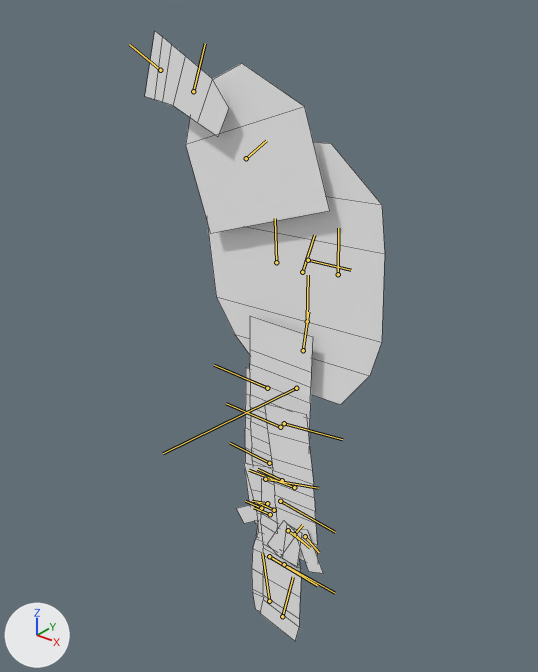
Before and after pictures for a commit that changed the FBX model Assets/Models/Player/Player@JumpA.fbx.
Camera for both pictures: a 50 mm camera at (0.0117, -0.01522, 0.01903) aimed at (-0.00072, 0.00031, 0.0094). The lights are fixed; the arrows at lower left show +X, +Y and +Z. Both versions are drawn at frame 4 of the action 'Take 001'; the numbers are the values there. The bones that bend it are drawn over the model as lines. Mesh edges are drawn as thin lines.

The first picture shows 'Mesh_Player'.
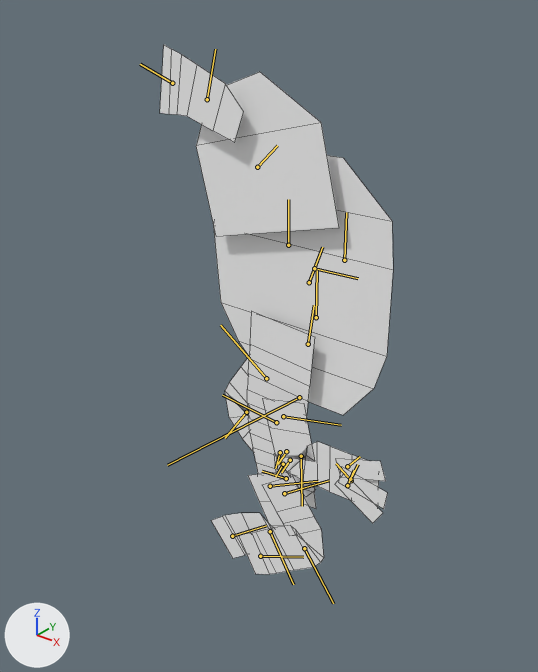
The edits, one by one:
Bone 'Rig_Root' (bone_rig_root) moves from (0.0, -0.006, 0.0) to (0.014, -0.023, 0.0).
Bone 'Rig_Root' (bone_rig_root) turns from (0, 0, 1) to (0, 0, 8) degrees about its own x, y and z.
Bone 'Rig_Spine' (bone_rig_spine) moves from (0.0, 0.002, 0.0) to (0.0, 0.011, 0.0).
Bone 'Rig_Spine' (bone_rig_spine) turns from (0, 0, -2) to (0, 0, -12) degrees about its own x, y and z.
Bone 'Rig_Head' (bone_rig_head) moves from (-0.067, -0.007, 0.057) to (-0.099, -0.011, 0.075).
Bone 'Rig_Head' (bone_rig_head) turns from (0, 3, 0) to (0, 4, 0) degrees about its own x, y and z.
Bone 'Rig_EyeR' (bone_rig_eyer) moves from (-0.009, -0.059, -0.002) to (0.014, 0.026, 0.002).
Bone 'Rig_EyeR' (bone_rig_eyer) turns from (0, 180, 0) to (0, 0, 0) degrees about its own x, y and z.
Bone 'Rig_EyeL' (bone_rig_eyel) moves from (-0.005, -0.059, -0.002) to (-0.007, 0.019, 0.002).
Bone 'Rig_EyeL' (bone_rig_eyel) turns from (0, 180, 0) to (0, 0, 0) degrees about its own x, y and z.
Bone 'Rig_NoseBack' (bone_rig_noseback) moves from (0.01, -0.003, 0.0) to (0.003, -0.004, 0.0).
Bone 'Rig_NoseBack' (bone_rig_noseback) turns from (0, 0, -1) to (0, 0, 1) degrees about its own x, y and z.
Bone 'Rig_NoseTip' (bone_rig_nosetip) moves from (-0.001, -0.045, 0.0) to (0.005, -0.004, 0.0).
Bone 'Rig_Mouth' (bone_rig_mouth) moves from (-0.032, -0.037, 0.0) to (-0.028, 0.016, 0.0).
Bone 'Rig_Mouth' (bone_rig_mouth) turns from (0, 0, -10) to (0, 2, -8) degrees about its own x, y and z.
Bone 'Rig_Hat' (bone_rig_hat) moves from (-0.074, 0.041, 0.121) to (-0.07, 0.04, 0.116).
Bone 'Rig_Hat' (bone_rig_hat) turns from (1, -15, 6) to (1, -13, 5) degrees about its own x, y and z.
Bone 'Rig_Cord' (bone_rig_cord) moves from (-0.011, -0.107, 0.0) to (-0.02, -0.115, 0.0).
Bone 'Rig_Cord' (bone_rig_cord) turns from (0, 0, -45) to (0, 0, -55) degrees about its own x, y and z.
Bone 'Rig_Wires' (bone_rig_wires) moves from (0.0, 0.0, 0.0) to (-0.004, -0.002, 0.0).
Bone 'Rig_Wires' (bone_rig_wires) turns from (0, 0, 0) to (0, 0, 3) degrees about its own x, y and z.
Bone 'Rig_ShoulderR' (bone_rig_shoulderr) moves from (-0.05, -0.075, 0.012) to (-0.052, -0.057, 0.012).
Bone 'Rig_ShoulderR' (bone_rig_shoulderr) turns from (0, 0, -88) to (0, 0, -59) degrees about its own x, y and z.
Bone 'Rig_ElbowR' (bone_rig_elbowr) moves from (0.052, -0.002, 0.0) to (-0.051, -0.004, 0.0).
Bone 'Rig_ElbowR' (bone_rig_elbowr) turns from (0, 0, 0) to (0, 0, -90) degrees about its own x, y and z.
Bone 'Rig_FingerRB' (bone_rig_fingerrb) moves from (0.021, -0.028, 0.0) to (0.022, -0.031, 0.0).
Bone 'Rig_FingerRB' (bone_rig_fingerrb) turns from (0, 0, -14) to (0, 0, -12) degrees about its own x, y and z.
Bone 'Rig_ShoulderL' (bone_rig_shoulderl) moves from (-0.062, -0.112, 0.068) to (-0.056, -0.094, 0.068).
Bone 'Rig_ShoulderL' (bone_rig_shoulderl) turns from (0, 0, -82) to (0, 0, -72) degrees about its own x, y and z.
Bone 'Rig_ElbowL' (bone_rig_elbowl) moves from (-0.009, 0.003, 0.0) to (0.081, -0.024, 0.0).
Bone 'Rig_ElbowL' (bone_rig_elbowl) turns from (0, 0, -3) to (0, 0, 78) degrees about its own x, y and z.
Bone 'Rig_FingerLA' (bone_rig_fingerla) moves from (-0.048, 0.004, 0.0) to (-0.049, 0.002, 0.0).
Bone 'Rig_FingerLA' (bone_rig_fingerla) turns from (0, 0, -38) to (0, 0, -39) degrees about its own x, y and z.
Bone 'Rig_FingerLB' (bone_rig_fingerlb) moves from (-0.061, -0.018, 0.0) to (-0.063, -0.016, 0.0).
Bone 'Rig_FingerLB' (bone_rig_fingerlb) turns from (0, 0, -24) to (0, 0, -22) degrees about its own x, y and z.
Bone 'Rig_FingerLC' (bone_rig_fingerlc) moves from (-0.07, -0.006, 0.0) to (-0.075, -0.003, 0.0).
Bone 'Rig_LegR' (bone_rig_legr) moves from (-0.02, -0.001, 0.0) to (0.008, -0.004, 0.0).
Bone 'Rig_LegR' (bone_rig_legr) turns from (0, 0, 15) to (0, 0, 22) degrees about its own x, y and z.
Bone 'Rig_KneeR' (bone_rig_kneer) moves from (0.09, -0.064, 0.0) to (-0.049, -0.083, 0.0).
Bone 'Rig_KneeR' (bone_rig_kneer) turns from (0, 0, -19) to (0, 0, -89) degrees about its own x, y and z.
Bone 'Rig_FootR' (bone_rig_footr) moves from (0.007, -0.003, 0.0) to (0.005, -0.002, 0.0).
Bone 'Rig_FootR' (bone_rig_footr) turns from (0, 0, 12) to (0, 0, 9) degrees about its own x, y and z.
Bone 'Rig_LegL' (bone_rig_legl) moves from (0.02, 0.005, 0.019) to (0.005, -0.002, 0.014).
Bone 'Rig_LegL' (bone_rig_legl) turns from (2, 0, -2) to (2, 0, 30) degrees about its own x, y and z.
Bone 'Rig_KneeL' (bone_rig_kneel) moves from (0.037, 0.017, -0.001) to (-0.024, -0.046, 0.001).
Bone 'Rig_KneeL' (bone_rig_kneel) turns from (-3, -1, 0) to (-1, -3, -92) degrees about its own x, y and z.
Bone 'Rig_FootL' (bone_rig_footl) moves from (0.003, -0.028, -0.001) to (0.003, -0.022, 0.0).
Bone 'Rig_FootL' (bone_rig_footl) turns from (0, 0, -10) to (0, 0, -8) degrees about its own x, y and z.

Pixel boxes [x1, y1, x2, y2] of what changed, in the pictures (538 x 672 px):
'Mesh_Player', posed (13% shorter): before [145, 31, 385, 641]; after [160, 45, 393, 574]
bone 'Rig_Root', root to tip: before (282, 480) to (257, 469); after (286, 478) to (262, 471)
bone 'Rig_Spine', root to tip: before (280, 427) to (226, 403); after (276, 422) to (222, 395)
bone 'Rig_Head', root to tip: before (296, 388) to (163, 453); after (299, 397) to (167, 465)
bone 'Rig_EyeR', root to tip: before (276, 262) to (275, 218); after (288, 245) to (288, 199)
bone 'Rig_EyeL', root to tip: before (338, 274) to (338, 228); after (344, 260) to (346, 212)
bone 'Rig_NoseBack', root to tip: before (308, 260) to (351, 270); after (314, 268) to (358, 278)
bone 'Rig_NoseTip', root to tip: before (307, 321) to (308, 275); after (316, 317) to (317, 270)
bone 'Rig_Mouth', root to tip: before (303, 350) to (308, 312); after (308, 344) to (314, 305)
bone 'Rig_Hat', root to tip: before (246, 158) to (266, 140); after (257, 167) to (277, 145)
bone 'Rig_Cord', root to tip: before (193, 91) to (205, 43); after (207, 99) to (215, 49)
bone 'Rig_Wires', root to tip: before (160, 70) to (129, 44); after (172, 83) to (140, 64)
bone 'Rig_ShoulderR', root to tip: before (267, 388) to (214, 365); after (266, 378) to (220, 325)
bone 'Rig_ElbowR', root to tip: before (269, 463) to (230, 443); after (246, 412) to (225, 438)
bone 'Rig_FingerRB', root to tip: before (270, 514) to (253, 507); after (290, 460) to (281, 472)
bone 'Rig_ShoulderL', root to tip: before (284, 423) to (342, 439); after (283, 416) to (341, 425)
bone 'Rig_ElbowL', root to tip: before (294, 487) to (249, 470); after (301, 456) to (302, 506)
bone 'Rig_FingerLA', root to tip: before (305, 536) to (319, 552); after (347, 466) to (360, 456)
bone 'Rig_FingerLB', root to tip: before (294, 534) to (310, 548); after (350, 479) to (358, 464)
bone 'Rig_FingerLC', root to tip: before (288, 530) to (303, 542); after (347, 485) to (354, 470)
bone 'Rig_LegR', root to tip: before (265, 479) to (318, 488); after (270, 486) to (318, 481)
bone 'Rig_KneeR', root to tip: before (269, 556) to (317, 585); after (270, 531) to (293, 584)
bone 'Rig_FootR', root to tip: before (269, 601) to (262, 553); after (232, 536) to (266, 525)
bone 'Rig_LegL', root to tip: before (280, 501) to (335, 532); after (284, 493) to (329, 480)
bone 'Rig_KneeL', root to tip: before (284, 564) to (335, 593); after (304, 548) to (333, 603)
bone 'Rig_FootL', root to tip: before (282, 616) to (293, 577); after (260, 556) to (303, 557)
